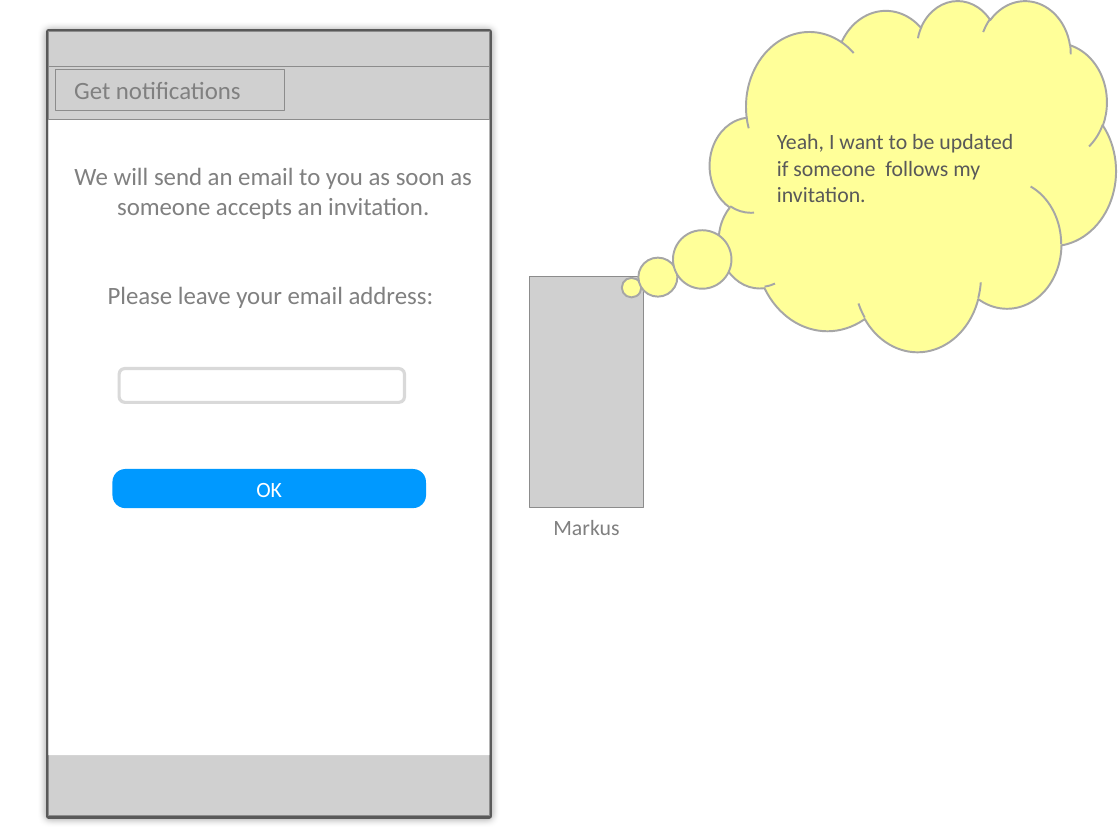
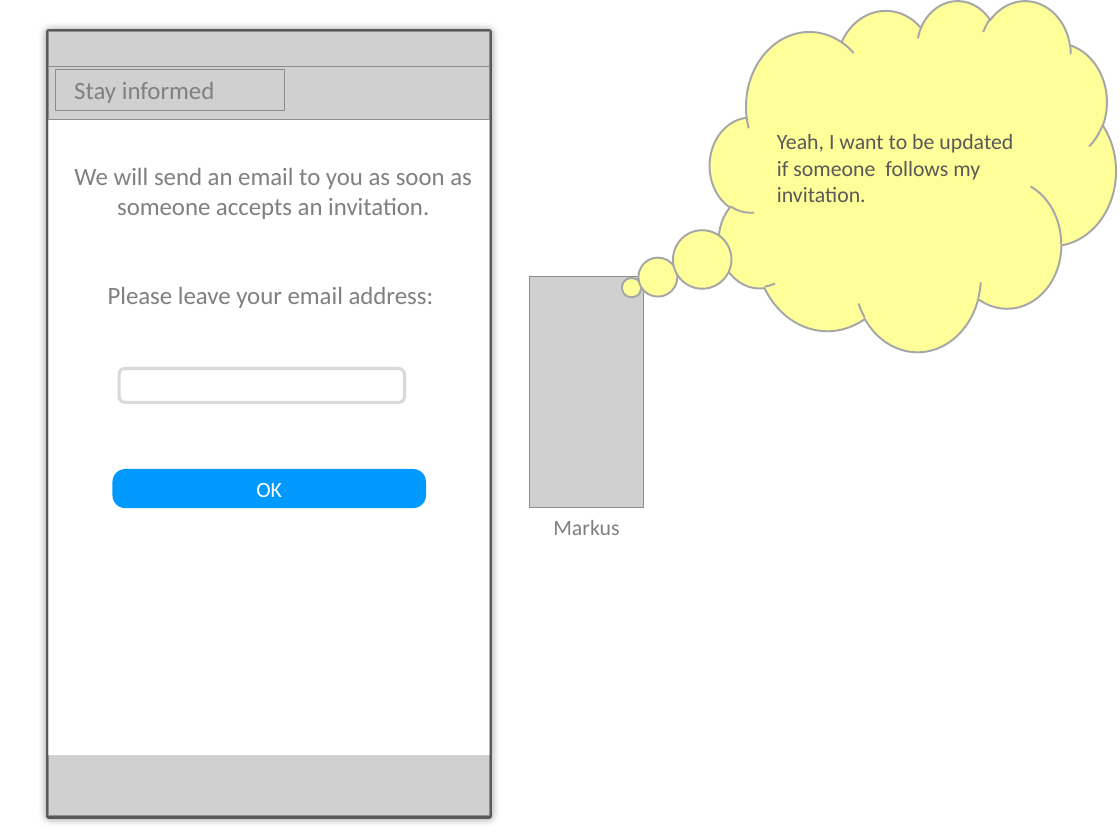
Before and after one commit to MoritzTheile/com.supeyou, a slide deck: slide 14 of com.supeyou.project/doc/SupeYou.scenario.nikolaus.pptx. Drawn at 1120x840 pixels with LibreOffice and Linux fonts; fonts in the diff are those of the drawing; grey boxes stand for pictures. Boxes give left, top, right and bottom in pixels: in the first picture for what was removed or moved away, otherwise in the second. Text is boxed around its words. In the diff, an @@ line names an element or a change of style, - is before the commit and + after.

```diff
--- a/com.supeyou.project/doc/SupeYou.scenario.nikolaus.pptx
+++ b/com.supeyou.project/doc/SupeYou.scenario.nikolaus.pptx
@@ text at [74, 82, 215, 103]: text changed @@
-Get notifications
+Stay informed
```
Also in this commit, not shown: 2 other slides changed, 24 other files.
